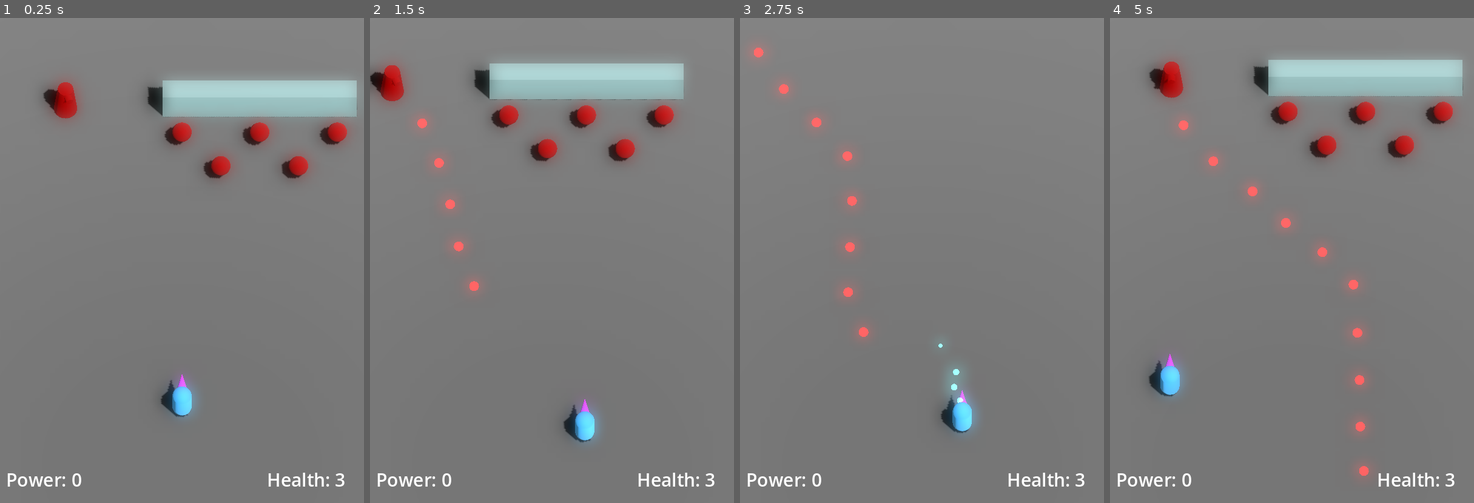
Above: before the commit, frames 1-4 (left to right).
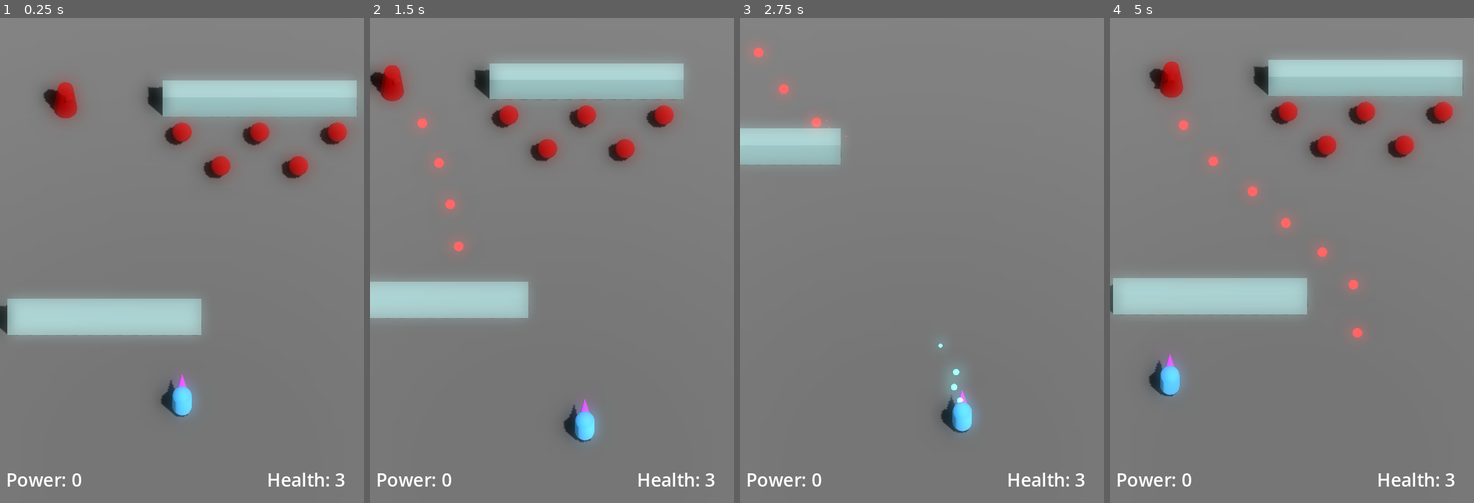
Above: after the commit, the same moments.

Repository: JackEvans24/bullet-absorb
Game: Godot game, scene res://scenes/main.tscn
The game is run twice, just before and just after one commit, with the same random seed, the same clock (stepped at 60 frames per second) and the same inputs.
Inputs:
- Up to frame 1 (0.25 s): no input
- Up to frame 2 (1.5 s): hold Right (move_right) 0.53-1.28 s; hold K (absorb) 0.53-1.28 s; hold Down (move_back) from 1.28 s (still down); tap J (fire) at 1.35 s
- Up to frame 3 (2.75 s): release Down (move_back) at 2.03 s; hold Right (move_right) from 2.03 s (still down); hold K (absorb) from 2.03 s (still down)
- Up to frame 4 (5 s): release Right (move_right) at 2.78 s; release K (absorb) at 2.78 s; hold Up (move_forward) 2.78-3.53 s; tap J (fire) at 2.85, 4.35 s; hold K (absorb) 3.53-4.28 s; hold Left (move_left) from 3.53 s (still down)

The runs differ from the first frame. In frame 1, 4.1% of the frame differs, in the area x 0-56%, y 57-66%; in frame 2, 3.3%; in frame 3, 2.4%; in frame 4, 4.3%, in the area x 0-72%, y 53-95%.

Commit message:
chore: add a second wall to give better cover during testing

Diff:
--- a/scenes/main.tscn
+++ b/scenes/main.tscn
@@ -69,6 +69,15 @@
 [node name="MeshInstance3D" type="MeshInstance3D" parent="World/Wall"]
 mesh = SubResource("BoxMesh_ughhm")
 
+[node name="Wall2" type="StaticBody3D" parent="World"]
+transform = Transform3D(1, 0, 0, 0, 1, 0, 0, 0, 1, -4, 1, 0)
+
+[node name="CollisionShape3D" type="CollisionShape3D" parent="World/Wall2"]
+shape = SubResource("BoxShape3D_stcvn")
+
+[node name="MeshInstance3D" type="MeshInstance3D" parent="World/Wall2"]
+mesh = SubResource("BoxMesh_ughhm")
+
 [node name="HUD" parent="." instance=ExtResource("2_bqahq")]
 
 [node name="Cameras" parent="." instance=ExtResource("4_nws0m")]
